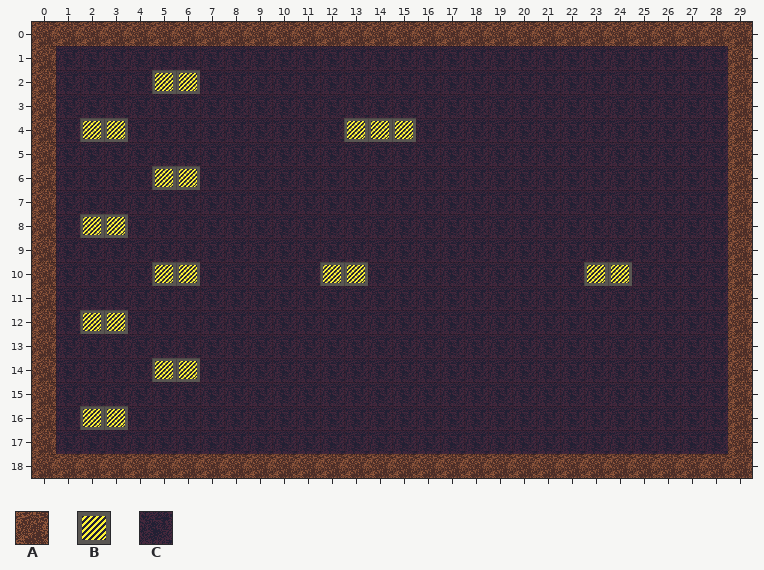
Level history. Tiled map: Tiled/level1.tmx. Above is the file before it was changed.
Cells are 32x32 px. Shown: x 0..29, y 0..18.
Key: from "level": A 0, B 3, C 16.
_ is an empty cell.
Layer "Foreground" before, first column x 0:
 0 AAAAAAAAAAAAAAAAAAAAAAAAAAAAAA
 1 ACCCCCCCCCCCCCCCCCCCCCCCCCCCCA
 2 ACCCCBBCCCCCCCCCCCCCCCCCCCCCCA
 3 ACCCCCCCCCCCCCCCCCCCCCCCCCCCCA
 4 ACBBCCCCCCCCCBBBCCCCCCCCCCCCCA
 5 ACCCCCCCCCCCCCCCCCCCCCCCCCCCCA
 6 ACCCCBBCCCCCCCCCCCCCCCCCCCCCCA
 7 ACCCCCCCCCCCCCCCCCCCCCCCCCCCCA
 8 ACBBCCCCCCCCCCCCCCCCCCCCCCCCCA
 9 ACCCCCCCCCCCCCCCCCCCCCCCCCCCCA
10 ACCCCBBCCCCCBBCCCCCCCCCBBCCCCA
11 ACCCCCCCCCCCCCCCCCCCCCCCCCCCCA
12 ACBBCCCCCCCCCCCCCCCCCCCCCCCCCA
13 ACCCCCCCCCCCCCCCCCCCCCCCCCCCCA
14 ACCCCBBCCCCCCCCCCCCCCCCCCCCCCA
15 ACCCCCCCCCCCCCCCCCCCCCCCCCCCCA
16 ACBBCCCCCCCCCCCCCCCCCCCCCCCCCA
17 ACCCCCCCCCCCCCCCCCCCCCCCCCCCCA
18 AAAAAAAAAAAAAAAAAAAAAAAAAAAAAA
New version:
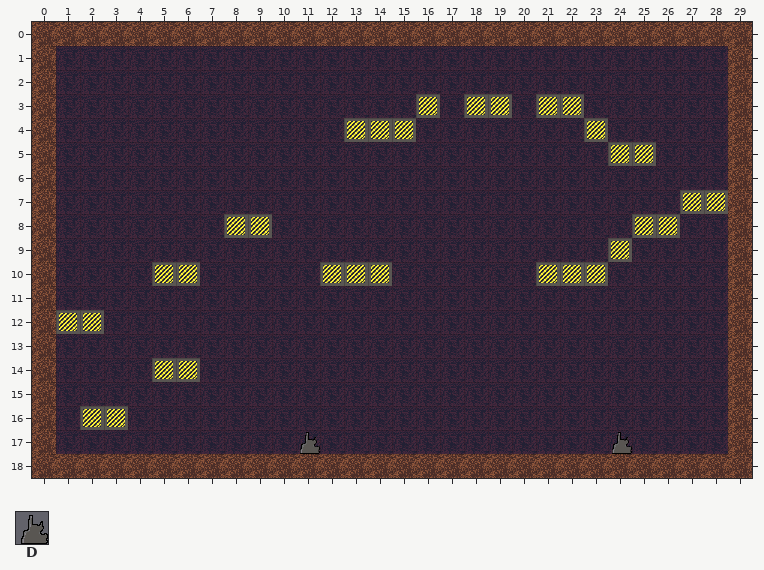
Further tiles: from "level": D 17.
Tiles of an added or newly shown layer are drawn over the layers below it.
From old to new:
Changed rows in their new state; . is an unchanged cell.
Layer "Background" (added):
first column x 1:
 2 ....CC......................
 3 ...............B.BB.BB......
 4 .CC...................B.....
 5 .......................BB...
 6 ....CC......................
 7 ..........................BB
 8 .CC....BB...............BB..
 9 .......................B....
10 .............B......BB.C....
12 B.C.........................
first column x 11:
17 C............C
Layer "Foreground":
first column x 1:
 2 ....__......................
 3 ..............._.__.__......
 4 .__..................._.....
 5 .......................__...
 6 ....__......................
 7 ..........................__
 8 .__....__...............__..
 9 ......................._....
10 ............._......__._....
12 _._.........................
first column x 11:
17 D............D
